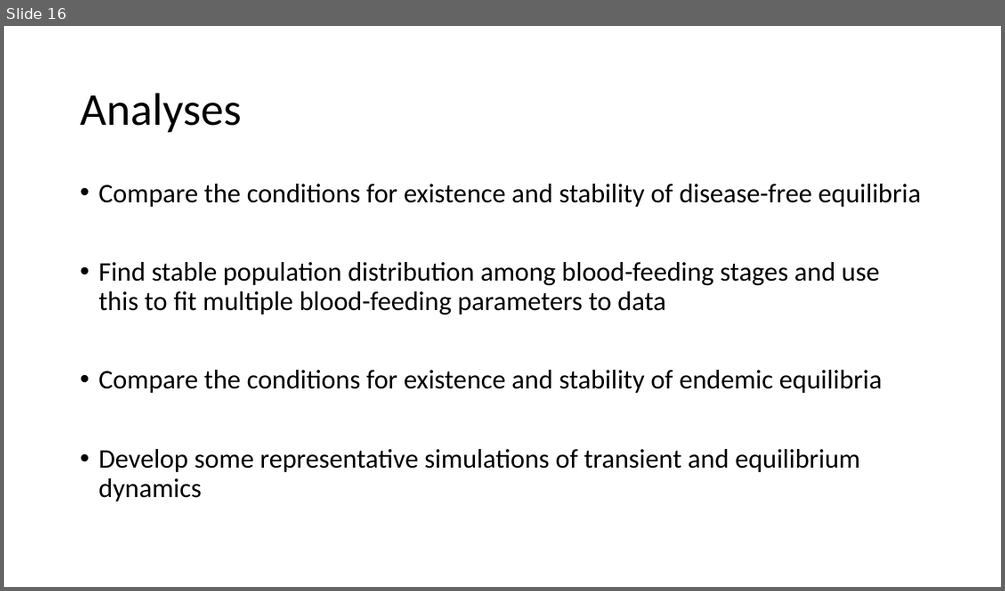
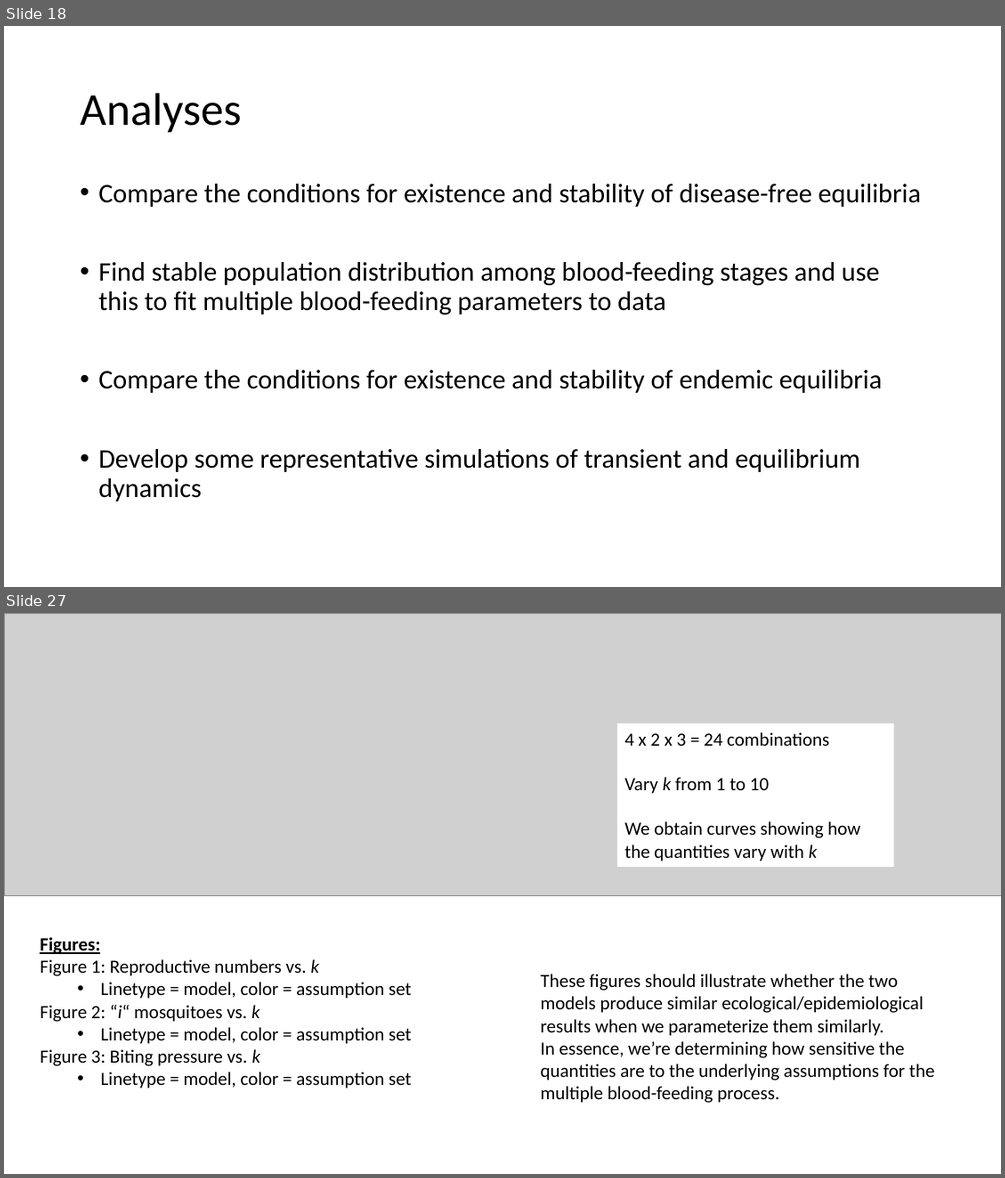
Before and after one commit to kydahl/MBF_models, a slide deck: presentations/Multiple blood feeding case studies.pptx. Shown one above the other, each under a label of ours: slide 16 before the commit, slides 18 and 27 after it; the slides between them are not shown. The pictures are 1005x591 and 1005x1178 pixels, drawn with LibreOffice and Linux fonts; fonts in the diff are those of the drawing; grey boxes stand for pictures. Boxes give left, top, right and bottom in pixels: in the first picture for what was removed or moved away, otherwise in the second. Text is boxed around its words. In the diff, an @@ line names an element or a change of style, - is before the commit and + after.

```diff
--- a/presentations/Multiple blood feeding case studies.pptx
+++ b/presentations/Multiple blood feeding case studies.pptx
@@ slide 27 added at [4,613,1001,1174], background #FFFFFF @@
@@ picture added at [4,613,1001,895] @@
@@ rectangle added at [617,723,894,868], fill #FFFFFF, 18 pt, text #000000 @@
+4 x 2 x 3 = 24 combinations
+Vary k from 1 to 10
+We obtain curves showing how the quantities vary with k
@@ text added at [40,937,412,1088], 18 pt, text #000000 @@
+Figures:
+Figure 1: Reproductive numbers vs. k
+  • Linetype = model, color = assumption set
+Figure 2: “i“ mosquitoes vs. k
+  • Linetype = model, color = assumption set
+Figure 3: Biting pressure vs. k
+  • Linetype = model, color = assumption set
@@ text added at [541,973,934,1103], 18 pt, text #000000 @@
+These figures should illustrate whether the two models produce similar ecological/epidemiological results when we parameterize them similarly.
+In essence, we’re determining how sensitive the quantities are to the underlying assumptions for the multiple blood-feeding process.
@@ what was slide 16 is now slide 18 @@
```
Also in this commit, not shown: 14 slides changed, 6 other slides added, 4 slides removed, 3 other files.
